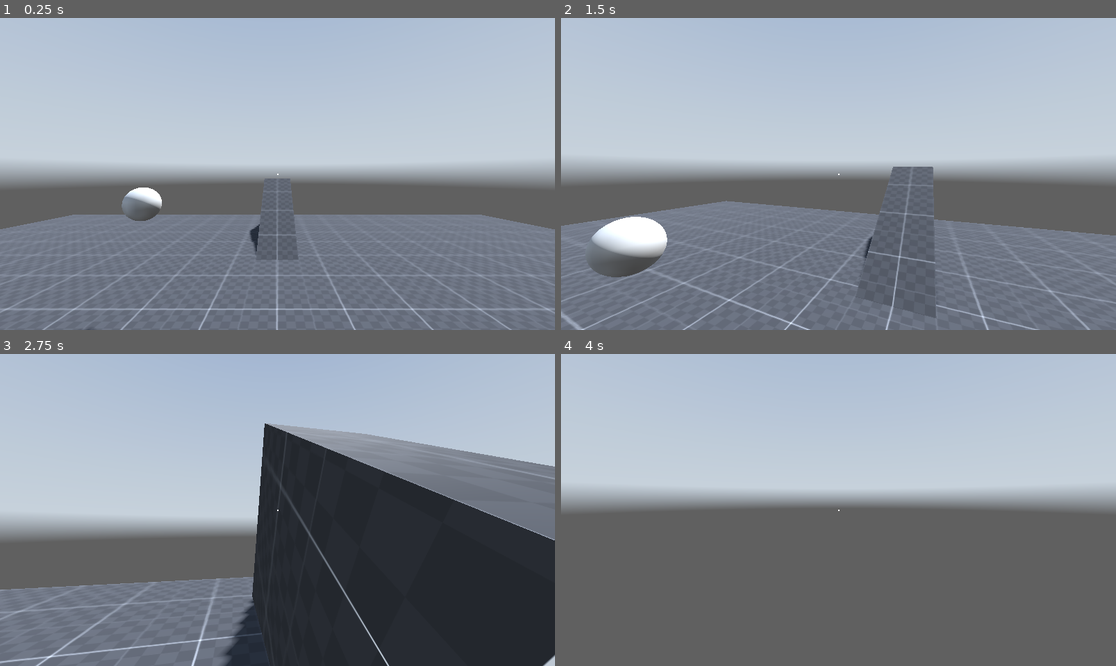
Above: before the commit, frames 1-4 (two rows, left to right).
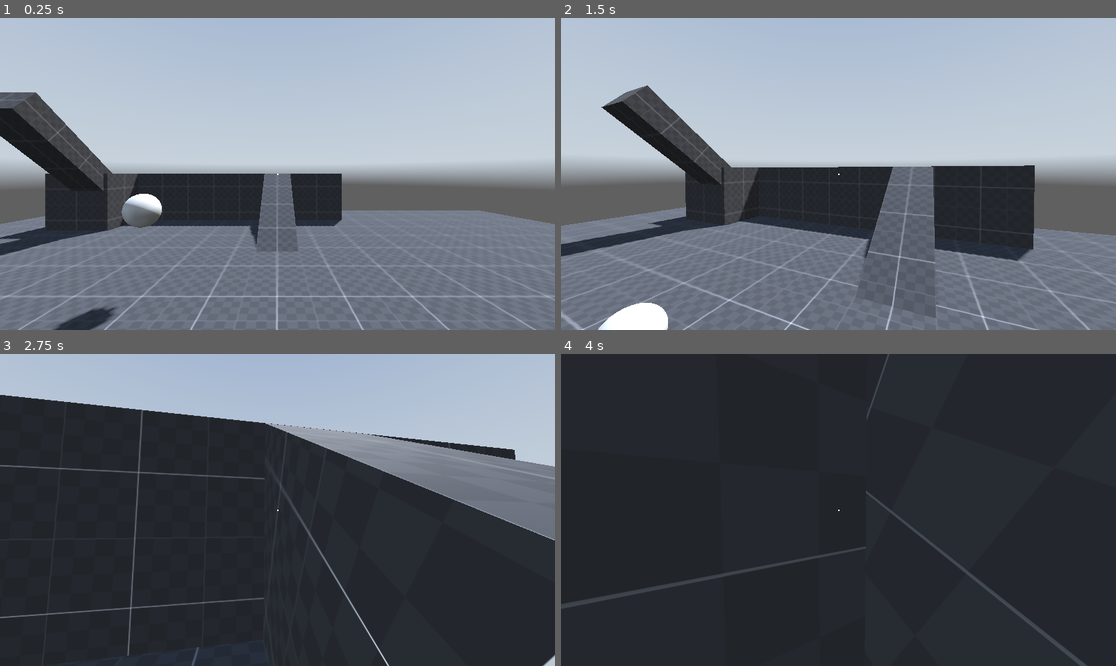
Above: after the commit, the same moments.

Repository: Silicontent/3d_movement_godot
Game: Godot game, scene res://scenes/world.tscn
Same seed, same stepped clock (60 frames per second), same inputs: the game is played once before the commit and once after it. A sky picture missing from this copy of the repository is replaced by a grey-blue gradient.
Inputs (mouse positions are in pixels of both pictures, inside the frame that each line leads up to):
- Up to frame 1 (0.25 s): no input
- Up to frame 2 (1.5 s): move the mouse to (866, 174) at 0.52 s; hold W (forward) from 0.53 s (still down); tap C (crouch) at 0.6, 1.35 s; move the mouse to (810, 174) at 1.27 s
- Up to frame 3 (2.75 s): keep holding W (forward); move the mouse to (288, 503) at 2.02 s; tap C (crouch) at 2.1 s
- Up to frame 4 (4 s): keep holding W (forward); move the mouse to (832, 516) at 2.77 s; tap C (crouch) at 2.85, 3.6 s; tap Enter at 3.5 s; move the mouse to (877, 513) at 3.52 s

The runs differ from the first frame. In frame 1, 15% of the frame differs, in the area x 0-100%, y 23-100%; in frame 2, 18%; in frame 3, 38%; in frame 4, 100%, in the area x 0-100%, y 0-100%.

Commit message:
Tweaks to test map
Added a few new obstacles to mess around on; updated VoidArea so that objects now teleport to (0, 5, 0) rather than (0, 0, 0)

Diff:
--- a/project.godot
+++ b/project.godot
@@ -74,3 +74,7 @@
 3d_physics/layer_2="stage"
 3d_physics/layer_3="object"
 3d_physics/layer_4="enemy"
+
+[physics]
+
+3d/default_gravity_vector=Vector3(0, -2, 0)
--- a/scenes/world.tscn
+++ b/scenes/world.tscn
@@ -8,7 +8,6 @@
 [ext_resource type="PackedScene" uid="uid://dn3q1ama7vuvg" path="res://scenes/pause.tscn" id="4_k0juu"]
 
 [sub_resource type="PhysicsMaterial" id="PhysicsMaterial_71j4m"]
-bounce = 1.0
 
 [sub_resource type="SphereMesh" id="SphereMesh_71j4m"]
 radius = 0.25
@@ -99,6 +98,30 @@
 size = Vector3(0.157227, 1.40039, 1.07422)
 material = ExtResource("1_71j4m")
 
+[node name="CSGBox3D9" type="CSGBox3D" parent="Stage"]
+transform = Transform3D(1, 0, 0, 0, 1, 0, 0, 0, 1, -2.46973, -0.15, -8.98013)
+use_collision = true
+collision_layer = 2
+collision_mask = 5
+size = Vector3(9.93945, 3, 2.15625)
+material = ExtResource("1_71j4m")
+
+[node name="CSGBox3D10" type="CSGBox3D" parent="Stage"]
+transform = Transform3D(-4.37114e-08, 0, -1, 0, 1, 0, 1, 0, -4.37114e-08, -6.42218, -0.15, -7.21214)
+use_collision = true
+collision_layer = 2
+collision_mask = 5
+size = Vector3(1.44092, 3, 2)
+material = ExtResource("1_71j4m")
+
+[node name="CSGBox3D11" type="CSGBox3D" parent="Stage"]
+transform = Transform3D(-1, -4.37312e-08, -7.56989e-08, 1.6071e-08, 0.75918, -0.65088, 8.59329e-08, -0.65088, -0.75918, -6.06037, 1.73138, -5.90218)
+use_collision = true
+collision_layer = 2
+collision_mask = 5
+size = Vector3(1, 0.654908, 3.78027)
+material = ExtResource("1_71j4m")
+
 [node name="TestBall" type="RigidBody3D" parent="Stage"]
 transform = Transform3D(1, 0, 0, 0, 1, 0, 0, 0, 1, -2.01134, 1.35745, -3.04048)
 collision_layer = 4
--- a/scripts/void_area.gd
+++ b/scripts/void_area.gd
@@ -3,4 +3,4 @@
 
 # reset any objects that fall back to the top of the map
 func _on_body_entered(body: Node3D) -> void:
-	body.global_position = Vector3.ZERO
+	body.global_position = Vector3(0, 5, 0)
